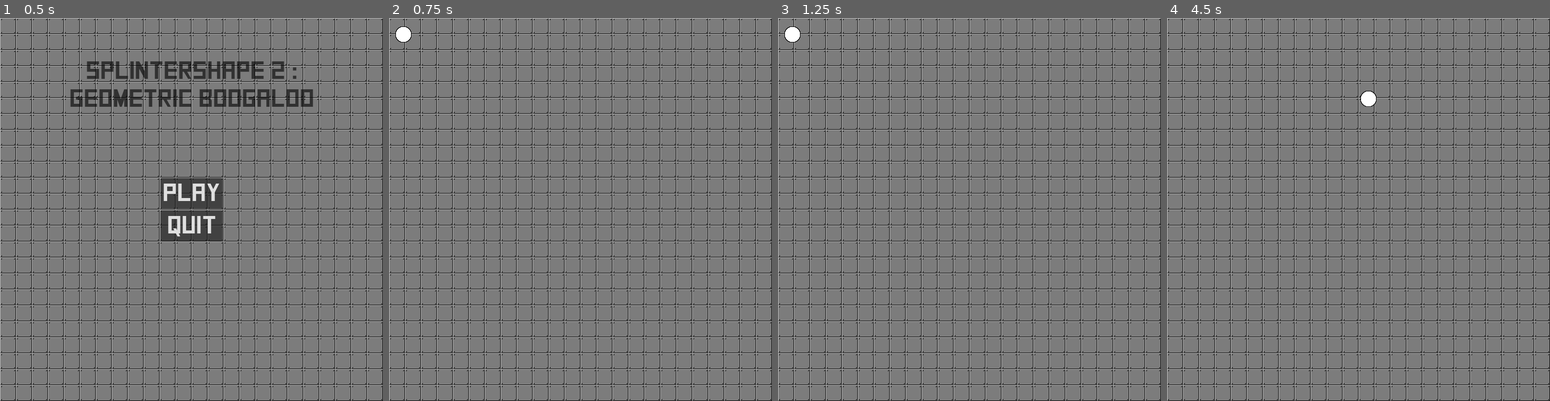
Above: before the commit, frames 1-4 (left to right).
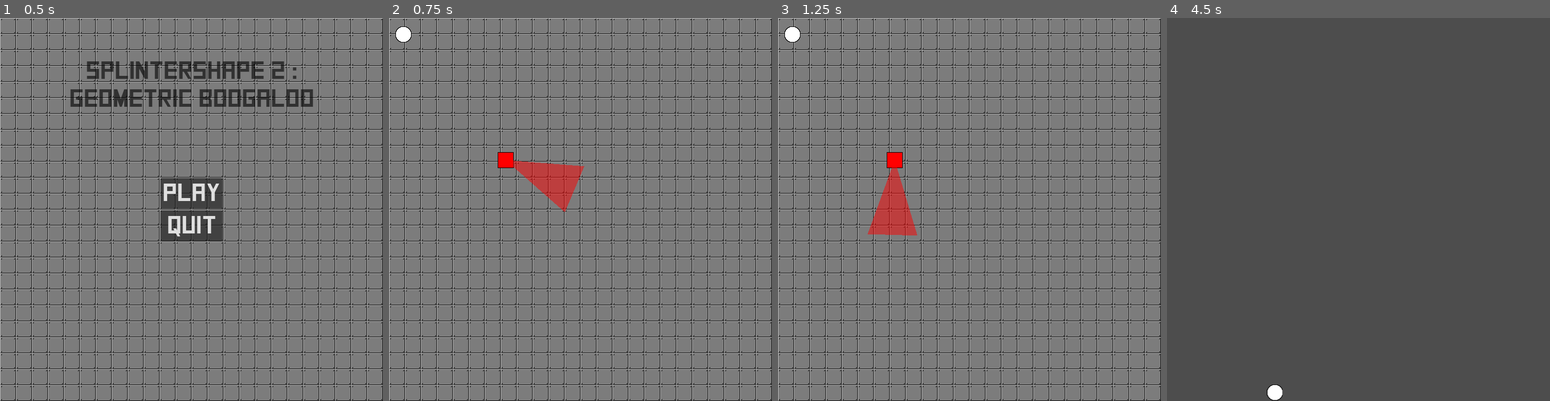
Above: after the commit, the same moments.

Repository: Silvester56/splintershape2
Game: Godot game, scene res://scenes/main_menu.tscn
The game is run twice, just before and just after one commit, with the same random seed, the same clock (stepped at 60 frames per second) and the same inputs.
Inputs (mouse positions are in pixels of both pictures, inside the frame that each line leads up to):
- Up to frame 1 (0.5 s): no input
- Up to frame 2 (0.75 s): click "Play" at 0.5 s
- Up to frame 3 (1.25 s): no input
- Up to frame 4 (4.5 s): hold D (right) 1.28-2.03 s; hold S (down) 2.03-2.75 s; click (1358, 194) at 2.75 s, where only the run after the commit has a clickable "RETRY"; hold D (right) 3.53-4.28 s; hold W (up) from 4.28 s (still down)

Frame 1 is identical in both runs. In frame 2, 1.4% of the frame differs, in the area x 28-52%, y 35-51%; in frame 3, 1.4%; in frame 4, 100%, in the area x 0-100%, y 0-100%.

Commit message:
Add enemy scene and game over screen

Diff:
--- /dev/null
+++ b/scenes/enemy.tscn
@@ -0,0 +1,39 @@
+[gd_scene load_steps=4 format=3 uid="uid://13h5s7w2mde1"]
+
+[ext_resource type="Script" path="res://scripts/enemy.gd" id="1_7d2p2"]
+[ext_resource type="Texture2D" uid="uid://b66cfltg63n7w" path="res://assets/characters.png" id="2_20fdw"]
+
+[sub_resource type="RectangleShape2D" id="RectangleShape2D_gu0sm"]
+size = Vector2(32, 30)
+
+[node name="Enemy" type="CharacterBody2D"]
+script = ExtResource("1_7d2p2")
+
+[node name="CollisionShape2D" type="CollisionShape2D" parent="."]
+shape = SubResource("RectangleShape2D_gu0sm")
+
+[node name="Shape" type="Sprite2D" parent="."]
+texture = ExtResource("2_20fdw")
+region_enabled = true
+region_rect = Rect2(32, 0, 32, 32)
+
+[node name="Vision" type="Area2D" parent="."]
+collision_layer = 3
+collision_mask = 3
+
+[node name="CollisionPolygon2D" type="CollisionPolygon2D" parent="Vision"]
+polygon = PackedVector2Array(0, 0, 150, 50, 150, -50)
+
+[node name="Polygon2D" type="Polygon2D" parent="Vision"]
+color = Color(1, 0, 0, 0.505882)
+polygon = PackedVector2Array(0, 0, 150, 50, 150, -50)
+
+[node name="Speech" type="Label" parent="."]
+offset_left = -27.0
+offset_top = -40.0
+offset_right = 13.0
+text = "zzz..."
+visible_characters = 0
+visible_ratio = 0.0
+
+[connection signal="body_entered" from="Vision" to="." method="_on_vision_body_entered"]
--- a/scenes/game.tscn
+++ b/scenes/game.tscn
@@ -1,10 +1,12 @@
-[gd_scene load_steps=11 format=4 uid="uid://duqwd6dq77e2t"]
+[gd_scene load_steps=13 format=4 uid="uid://duqwd6dq77e2t"]
 
 [ext_resource type="Texture2D" uid="uid://mjntlh023xya" path="res://assets/ground.png" id="1_0fj6p"]
 [ext_resource type="Script" path="res://scripts/player.gd" id="1_fvkvv"]
+[ext_resource type="Script" path="res://scripts/game.gd" id="1_j3ogq"]
 [ext_resource type="Texture2D" uid="uid://b66cfltg63n7w" path="res://assets/characters.png" id="2_qyyf7"]
 [ext_resource type="Script" path="res://scripts/camera_2d.gd" id="4_aqeh8"]
 [ext_resource type="Theme" uid="uid://bm5m1ok5fbb37" path="res://themes/square.tres" id="5_ngje2"]
+[ext_resource type="PackedScene" uid="uid://13h5s7w2mde1" path="res://scenes/enemy.tscn" id="6_g70xu"]
 
 [sub_resource type="TileMapPattern" id="TileMapPattern_e0d8s"]
 tile_data = PackedInt32Array(0, 65536, 0, 65536, 65536, 0, 131072, 65536, 0, 196608, 65536, 0, 262144, 65536, 0, 327680 …(10339 unchanged characters)…
@@ -34,6 +36,7 @@
 radius = 16.0
 
 [node name="Game" type="Node2D"]
+script = ExtResource("1_j3ogq")
 
 [node name="Ground" type="TileMapLayer" parent="."]
 tile_map_data = PackedByteArray("AAAAAAAAAAABAAAAAAAAAAEAAAABAAAAAAAAAAIAAAABAAAAAAAAAAMAAAABAAAAAAAAAAQAAAABAAAAAAAAAA …(82864 unchanged characters)…
@@ -99,5 +102,69 @@
 layout_mode = 2
 text = "QUIT"
 
+[node name="GameOverScreen" type="Control" parent="Player/Camera2D"]
+process_mode = 2
+visible = false
+layout_mode = 3
+anchors_preset = 8
+anchor_left = 0.5
+anchor_top = 0.5
+anchor_right = 0.5
+anchor_bottom = 0.5
+offset_left = -384.0
+offset_top = -384.0
+offset_right = 384.0
+offset_bottom = 384.0
+grow_horizontal = 2
+grow_vertical = 2
+theme = ExtResource("5_ngje2")
+
+[node name="Label" type="Label" parent="Player/Camera2D/GameOverScreen"]
+layout_mode = 1
+anchors_preset = 5
+anchor_left = 0.5
+anchor_right = 0.5
+offset_left = -123.5
+offset_top = 80.0
+offset_right = 123.5
+offset_bottom = 133.0
+grow_horizontal = 2
+text = "GAME OVER"
+
+[node name="ColorRect" type="ColorRect" parent="Player/Camera2D/GameOverScreen"]
+layout_mode = 0
+offset_right = 768.0
+offset_bottom = 768.0
+color = Color(0, 0, 0, 0.392157)
+
+[node name="VBoxContainer" type="VBoxContainer" parent="Player/Camera2D/GameOverScreen"]
+layout_mode = 1
+anchors_preset = 8
+anchor_left = 0.5
+anchor_top = 0.5
+anchor_right = 0.5
+anchor_bottom = 0.5
+offset_left = -20.0
+offset_top = -20.0
+offset_right = 20.0
+offset_bottom = 20.0
+grow_horizontal = 2
+grow_vertical = 2
+
+[node name="Retry" type="Button" parent="Player/Camera2D/GameOverScreen/VBoxContainer"]
+layout_mode = 2
+text = "RETRY"
+
+[node name="Quit" type="Button" parent="Player/Camera2D/GameOverScreen/VBoxContainer"]
+layout_mode = 2
+text = "QUIT"
+
+[node name="Enemy" parent="." instance=ExtResource("6_g70xu")]
+position = Vector2(234, 285)
+currentState = 2
+currentShape = 1
+
 [connection signal="pressed" from="Player/Camera2D/PauseScreen/VBoxContainer/Continue" to="Player" method="_on_continue_pressed"]
 [connection signal="pressed" from="Player/Camera2D/PauseScreen/VBoxContainer/Quit" to="Player" method="_on_quit_pressed"]
+[connection signal="pressed" from="Player/Camera2D/GameOverScreen/VBoxContainer/Retry" to="Player" method="_on_retry_pressed"]
+[connection signal="pressed" from="Player/Camera2D/GameOverScreen/VBoxContainer/Quit" to="Player" method="_on_quit_pressed"]
--- a/scripts/camera_2d.gd
+++ b/scripts/camera_2d.gd
@@ -3,16 +3,16 @@
 const SCREEN_SIZE = Vector2(768, 768)
 var currentScreen = Vector2(0, 0)
 
-func _ready():
+func _ready() -> void:
 	set_as_top_level(true)
 	global_position = get_parent().global_position
 	updateScreen(currentScreen)
 
-func _physics_process(delta):
+func _physics_process(_delta: float) -> void:
 	var parentScreen : Vector2 = (get_parent().global_position / SCREEN_SIZE).floor()
 	if not parentScreen.is_equal_approx(currentScreen):
 		updateScreen(parentScreen)
 
-func updateScreen(newScreen : Vector2):
+func updateScreen(newScreen : Vector2) -> void:
 	currentScreen = newScreen
 	global_position = currentScreen * SCREEN_SIZE + SCREEN_SIZE * 0.5
--- /dev/null
+++ b/scripts/enemy.gd
@@ -0,0 +1,40 @@
+extends CharacterBody2D
+
+enum EnemyState {
+	IDLE,
+	PATROL,
+	ROTATE,
+	SLEEPING
+}
+
+@export var currentState: EnemyState
+@export var currentShape: Shape.type
+@export var directionX = 0
+@export var directionY = 0
+
+var sleepingTextVisibleCharacters = 0
+const SPEED = 100.0
+
+func _ready() -> void:
+	$Shape.region_rect = Rect2(Shape.getSpriteOffset(currentShape), 0, 32, 32)
+	$Vision/Polygon2D.color = Shape.getVisionColor(currentShape)
+	$Speech.add_theme_color_override("font_color", Color($Vision/Polygon2D.color, 1))
+
+func _physics_process(_delta: float) -> void:
+	if currentState == EnemyState.PATROL:
+		velocity.x = directionX * SPEED
+		velocity.y = directionY * SPEED
+		if move_and_slide():
+			directionX = -directionX
+			directionY = -directionY
+			$Vision.rotation = $Vision.rotation + deg_to_rad(180)
+	elif currentState == EnemyState.ROTATE:
+		$Vision.rotation = $Vision.rotation + 0.04
+	elif currentState == EnemyState.SLEEPING:
+		sleepingTextVisibleCharacters = sleepingTextVisibleCharacters + 0.05
+		$Speech.visible_characters = int(floorf(sleepingTextVisibleCharacters)) % 7
+		$Vision.visible = false
+
+func _on_vision_body_entered(body: Node2D) -> void:
+	if currentState != EnemyState.SLEEPING and "isPlayer" in body and body.isPlayer and body.currentShape != currentShape:
+		$"..".gameover()
--- /dev/null
+++ b/scripts/game.gd
@@ -0,0 +1,5 @@
+extends Node2D
+
+func gameover() -> void:
+	$Player/Camera2D/GameOverScreen.show()
+	get_tree().paused = true
--- a/scripts/player.gd
+++ b/scripts/player.gd
@@ -1,6 +1,8 @@
 extends CharacterBody2D
 
 const SPEED = 250.0
+const isPlayer = true
+var currentShape = Shape.type.WHITE_DISK
 
 func _physics_process(_delta: float) -> void:
 	if Input.is_action_just_pressed("pause"):
@@ -18,7 +20,6 @@
 		velocity.y = move_toward(velocity.y, 0, SPEED)
 	move_and_slide()
 
-
 func _on_continue_pressed() -> void:
 	get_tree().paused = false;
 	$Camera2D/PauseScreen.hide()
@@ -26,3 +27,7 @@
 func _on_quit_pressed() -> void:
 	get_tree().paused = false;
 	get_tree().change_scene_to_file("res://scenes/main_menu.tscn")
+
+func _on_retry_pressed() -> void:
+	get_tree().paused = false;
+	get_tree().change_scene_to_file("res://scenes/game.tscn")
--- /dev/null
+++ b/scripts/shape.gd
@@ -0,0 +1,28 @@
+class_name Shape
+
+enum type {
+	WHITE_DISK,
+	RED_SQUARE,
+	GREEN_TRIANGLE,
+	BLUE_CROSS
+}
+
+static func getSpriteOffset(s: Shape.type) -> int:
+	if s == Shape.type.WHITE_DISK:
+		return 0
+	elif s == Shape.type.RED_SQUARE:
+		return 32
+	elif s == Shape.type.GREEN_TRIANGLE:
+		return 64
+	else:
+		return 96
+
+static func getVisionColor(s: Shape.type) -> Color:
+	if s == Shape.type.WHITE_DISK:
+		return Color(1, 1, 1, 0.5)
+	elif s == Shape.type.RED_SQUARE:
+		return Color(1, 0, 0, 0.5)
+	elif s == Shape.type.GREEN_TRIANGLE:
+		return Color(0, 1, 0, 0.5)
+	else:
+		return Color(0, 0, 1, 0.5)
